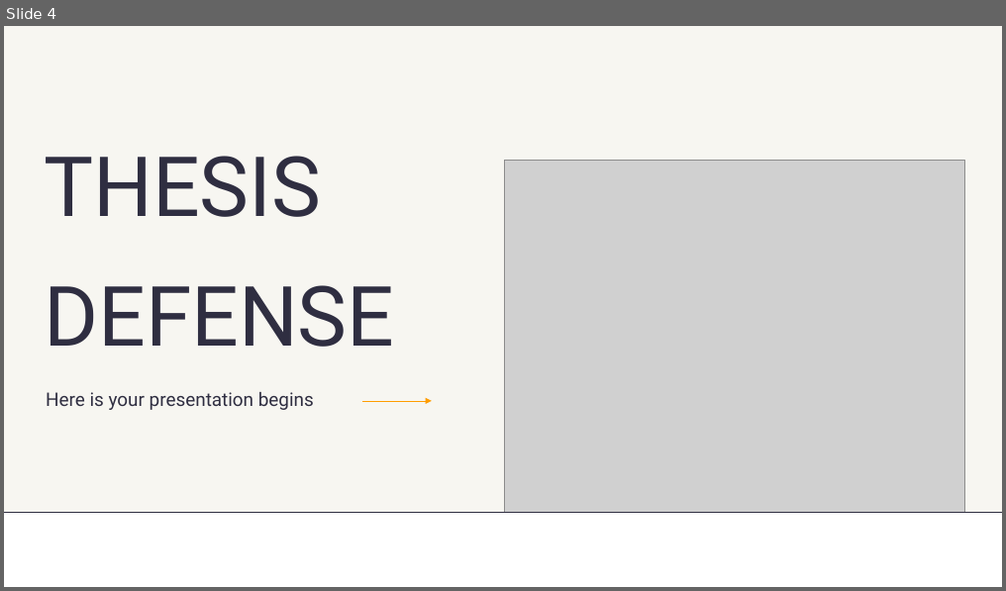
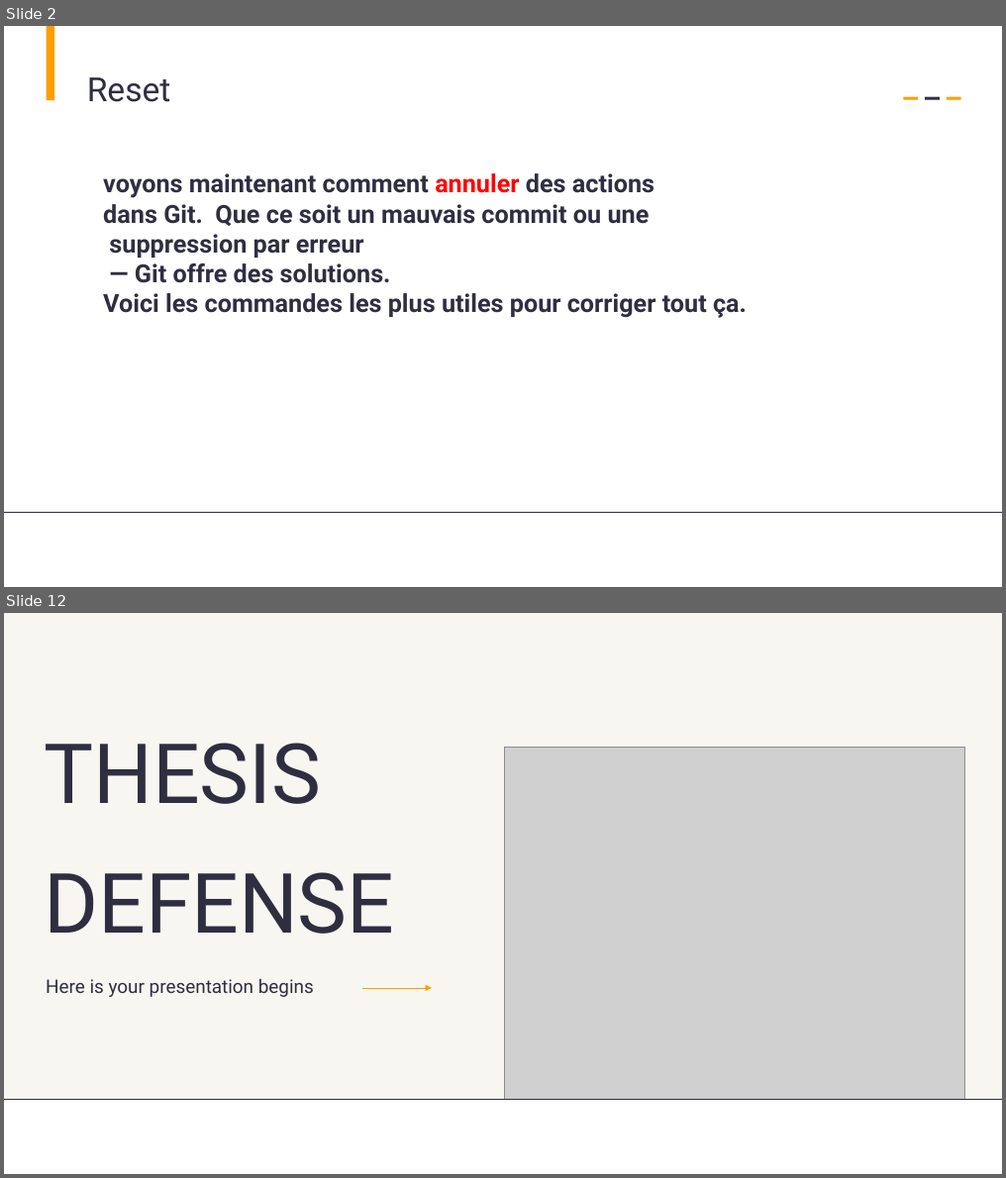
Before and after one commit to AbdessamadAbdaoui/Presentation_Git, a slide deck: presentation_Git.pptx. Shown one above the other, each under a label of ours: slide 4 before the commit, slides 2 and 12 after it; the slides between them are not shown. The pictures are 1006x591 and 1006x1178 pixels, drawn with LibreOffice and Linux fonts; fonts in the diff are those of the drawing; grey boxes stand for pictures. Boxes give left, top, right and bottom in pixels: in the first picture for what was removed or moved away, otherwise in the second. Text is boxed around its words. In the diff, an @@ line names an element or a change of style, - is before the commit and + after.

```diff
--- a/presentation_Git.pptx
+++ b/presentation_Git.pptx
@@ slide 2 added at (4, 26, 1002, 587), background #FFFFFF @@
@@ rectangle added at (46, 26, 54, 100), fill #FF9D00 @@
@@ text added at (87, 77, 171, 102), 32 pt, text #2F2E41 @@
+Reset
@@ rectangle added at (903, 97, 918, 100), fill #FF9D00 @@
@@ rectangle added at (925, 97, 940, 100), fill #2F2E41 @@
@@ rectangle added at (946, 97, 961, 100), fill #FF9D00 @@
@@ text added at (103, 174, 746, 318), 24 pt, text #2F2E41, bold @@
+voyons maintenant comment annuler des actions
+dans Git. Que ce soit un mauvais commit ou une
+suppression par erreur
+— Git offre des solutions.
+Voici les commandes les plus utiles pour corriger tout ça.
@@ line added from (4, 513) to (1002, 513), #2F2E41 1 pt @@
@@ what was slide 4 is now slide 12 @@
```
Also in this commit, not shown: 3 slides changed, 7 other slides added, 1 slide removed.
